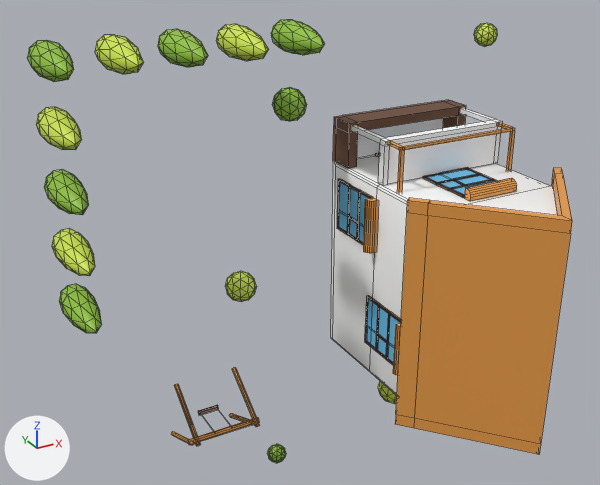
The FBX model Learn-DOTS-City-Builder/Assets/3DModels/Map/House/Simple_House_03.fbx: old version first, new version second.
Camera for both pictures: a 50 mm lens placed at (-1.42, -2.57, 1.38), pointed at (-0.17, -0.29, 0.24). Lighting does not change. The marker at lower left points along +X, +Y and +Z. Mesh edges are drawn as thin lines. Objects named as collision shapes, trigger or cutter boxes, shadow casters or lower levels of detail are left out. Where no turn or scale is listed for an object, it has been applied to the vertices. Vertices at the same position are counted once.

The first picture shows 'Simple_House_03_LOD1'.
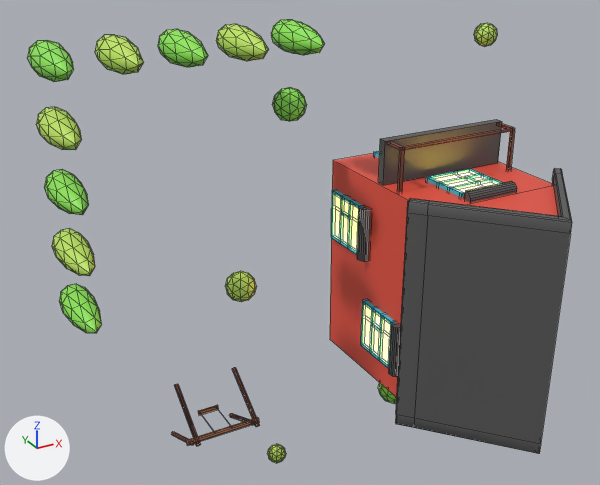
Location of each change, (x1, y1, x2, y2) in pixels of the pictures (600 x 485 px; the box of a moved part takes in the faces that stretch with it):
part 1 of me_plane_011, rebuilt: before (365, 295, 401, 365); after (361, 299, 395, 369)
part 2 of me_plane_011, rebuilt: before (465, 178, 517, 201); after (465, 181, 517, 203)
part 3 of me_plane_011, added: after (331, 190, 363, 255)
part 4 of me_plane_011, added: after (357, 207, 371, 261)
part 5 of me_plane_011, added: after (389, 324, 401, 376)
part 6 of me_plane_011, deleted (brown): before (363, 198, 379, 253)
part 7 of me_plane_011, deleted: before (393, 323, 401, 375)
part 8 of me_plane_011, moved or reshaped: before (330, 100, 558, 395); after (330, 151, 572, 453)
part 9 of me_plane_011, recoloured: (198, 405, 218, 415) in both
part 10 of me_plane_011, recoloured (brown to grey): (414, 204, 572, 453) in both
part 11 of me_plane_011, recoloured: (171, 123, 515, 446) in both
part 12 of me_plane_011, recoloured: (378, 383, 397, 404) in both
part 13 of me_plane_011, recoloured: (38, 23, 494, 296) in both
part 14 of me_plane_011, recoloured: (27, 20, 325, 333) in both
part 15 of me_plane_011, recoloured: (267, 444, 286, 463) in both

Edits to the bpy script that builds the scene:
```text
Add mat_m_trunk_2:
    mat_m_trunk_2 = principled_material('M_Trunk_2')
    mat_m_trunk_2.base_color = (0.463, 0.182, 0.0887)  # orange #b57654
Add mat_m_trunk_1:
    mat_m_trunk_1 = principled_material('M_Trunk_1')
    mat_m_trunk_1.base_color = (0.199, 0.0578, 0.0376)  # dark red #7b4437
Add mat_m_color_1:
    mat_m_color_1 = principled_material('M_Color_1')
    mat_m_color_1.base_color = (0.0985, 0.0985, 0.0985)  # dark grey #585858
Add mat_m_greenary_2:
    mat_m_greenary_2 = principled_material('M_Greenary_2')
    mat_m_greenary_2.base_color = (0.533, 0.8, 0.125)  # green #c1e763
Add mat_m_greenary_1:
    mat_m_greenary_1 = principled_material('M_Greenary_1')
    mat_m_greenary_1.base_color = (0.271, 0.8, 0.0978)  # green #8ee758
Change me_plane_011:
    remove me_plane_011.from_pydata(...)  # 1698 vertices, 1955 faces; spans x -0.94..0.84, y -0.94..0.03, z -0.87..0.95
    remove me_plane_011.materials.append(mat_building_wall)  # white #ffffff
    remove me_plane_011.materials.append(mat_building_window)  # blue #66bce7
    add me_plane_011.from_pydata(...)  # 1636 vertices, 1895 faces; spans x -0.94..0.84, y -0.94..0.03, z -0.87..0.95
    me_plane_011 part 1: the loose piece of 96 vertices spanning x 0.13, y -0.49..-0.27, z -0.24..-0.05 is rebuilt with 96 vertices and now spans x 0.12..0.14, y -0.45..-0.25, z -0.26..-0.07
    me_plane_011 part 2: the loose piece of 18 vertices spanning x 0.31..0.51, y -0.59..-0.56, z 0.4..0.44 is rebuilt with 18 vertices and now spans x 0.3..0.5, y -0.6..-0.57, z 0.4..0.43, in mat_m_color_1 (dark grey #585858)
    me_plane_011 part 3: a new loose piece of 96 vertices spanning x 0.12..0.14, y -0.22..-0.02, z 0.1..0.29
    me_plane_011 part 4: a new loose piece of 18 vertices spanning x 0.1..0.14, y -0.27..-0.24, z 0.1..0.3, in mat_m_color_1 (dark grey #585858)
    me_plane_011 part 5: a new loose piece of 18 vertices spanning x 0.1..0.14, y -0.5..-0.47, z -0.27..-0.07, in mat_m_color_1 (dark grey #585858)
    me_plane_011 part 6: the loose piece of 18 vertices spanning x 0.1..0.13, y -0.31..-0.28, z 0.15..0.35 is deleted
    me_plane_011 part 7: the loose piece of 18 vertices spanning x 0.1..0.13, y -0.53..-0.5, z -0.24..-0.05 is deleted
    me_plane_011 part 8: 44 vertices moved from x 0.3..0.5, y -0.57..-0.02, z -0.38..0.41 to x 0.3..0.5, y -0.57..-0.02, z -0.39..0.42; 440 vertices removed from x 0.13..0.67, y -0.61..0.0, z -0.38..0.57; 282 vertices added at x 0.07..0.73, y -0.94..0.0, z -0.41..0.44
    me_plane_011 part 9: 7 faces spanning x -0.48..-0.4, y -0.05..-0.04, z -0.51..-0.49 switch from mat_building_base (brown #6a442c) to mat_m_trunk_2 (orange #b57654)
    me_plane_011 part 10: 19 faces spanning x 0.09..0.69, y -0.94..-0.55, z -0.41..0.44 switch from mat_building_roof (orange #e79b47) to mat_m_color_1 (dark grey #585858)
    me_plane_011 part 11: 62 faces spanning x -0.58..0.65, y -0.4..0.02, z -0.61..0.56 switch from mat_building_roof (orange #e79b47) to mat_m_trunk_1 (dark red #7b4437)
    me_plane_011 part 12: 75 faces spanning x 0.38..0.51, y -0.1..0.03, z -0.76..-0.62 switch from mat_buildng_bush_01 (green #d1e74f) to mat_m_greenary_1 (green #8ee758)
    me_plane_011 part 13: 450 faces spanning x -0.94..0.84, y -0.3..0.01, z -0.06..0.95 switch from mat_buildng_bush_01 (green #d1e74f) to mat_m_greenary_2 (green #c1e763)
    me_plane_011 part 14: 450 faces spanning x -0.94..-0.02, y -0.3..0.0, z 0.04..0.95 switch from mat_buildng_bush_02 (green #90c23d) to mat_m_greenary_1 (green #8ee758)
    me_plane_011 part 15: 75 faces spanning x -0.18..-0.1, y -0.07..0.0, z -0.87..-0.79 switch from mat_buildng_bush_02 (green #90c23d) to mat_m_greenary_2 (green #c1e763)
    add me_plane_011.materials.append(mat_m_wall)  # red #e75241
    add me_plane_011.materials.append(mat_m_color_2)  # cyan #3acee7
    add me_plane_011.materials.append(mat_m_window)  # white #e7e7e7
```
